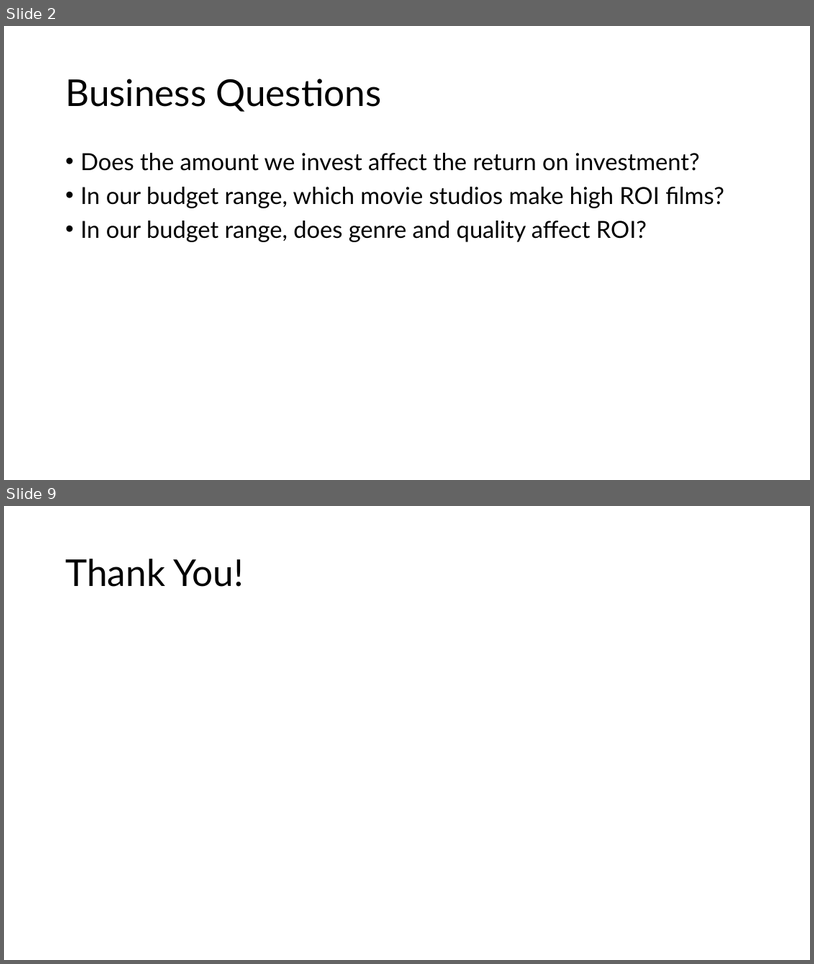
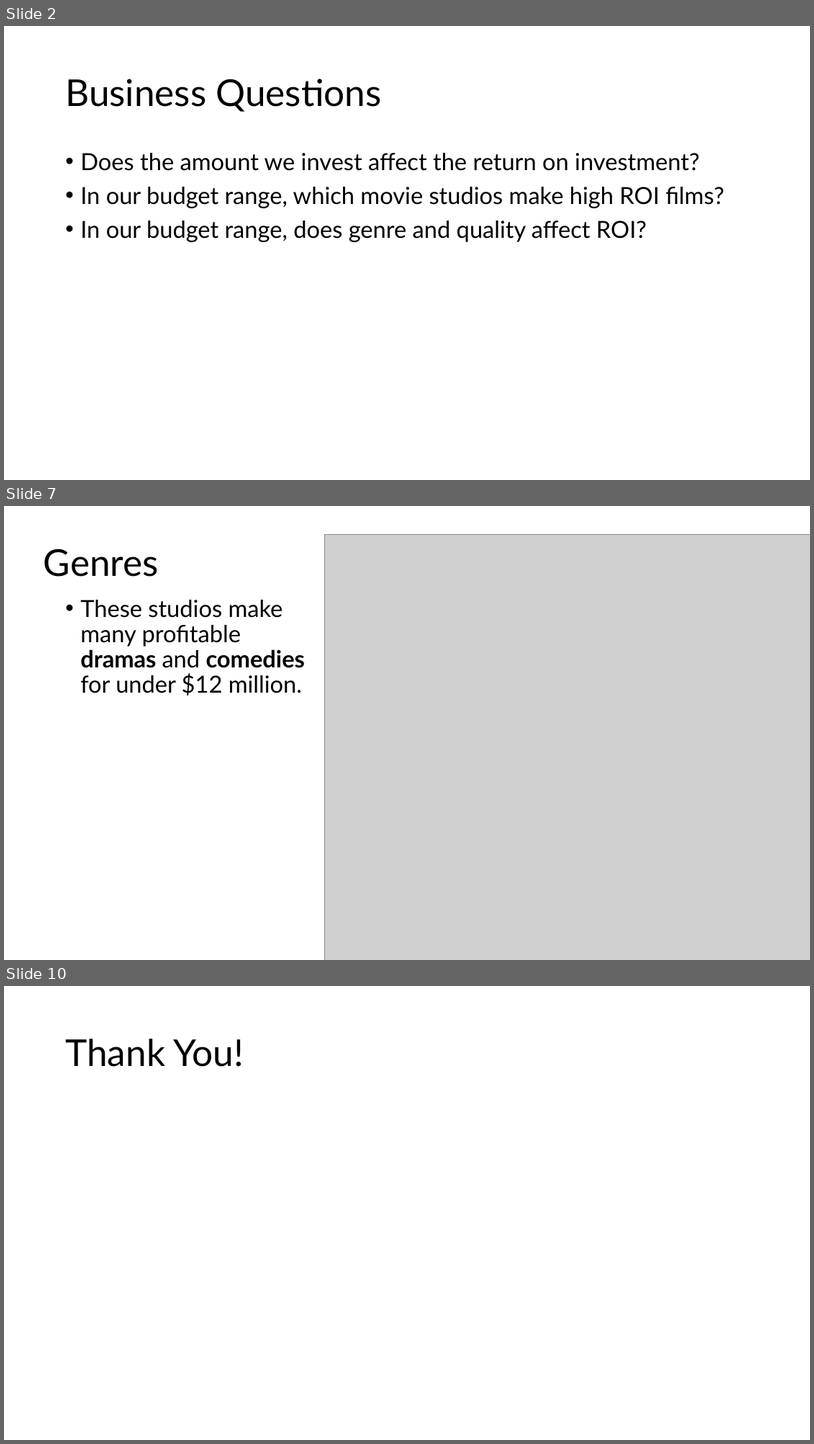
Before and after one commit to jgoett2/Phase-2-MovieProject, a slide deck: Presentation/Presentation.pptx. Shown one above the other, each under a label of ours: slides 2 and 9 before the commit, slides 2, 7 and 10 after it; the slides between them are not shown. The pictures are 814x964 and 814x1444 pixels, drawn with LibreOffice and Linux fonts; fonts in the diff are those of the drawing; grey boxes stand for pictures. Boxes give left, top, right and bottom in pixels: in the first picture for what was removed or moved away, otherwise in the second. Text is boxed around its words. In the diff, an @@ line names an element or a change of style, - is before the commit and + after.

```diff
--- a/Presentation/Presentation.pptx
+++ b/Presentation/Presentation.pptx
@@ slide 7 added at <box>4,506,810,960</box>, background #FFFFFF @@
@@ title added at <box>44,548,159,577</box>, 44 pt, text #000000 @@
+Genres
@@ picture added at <box>324,534,810,960</box> @@
@@ text added at <box>80,600,306,695</box>, 28 pt, text #000000 @@
+• These studios make many profitable dramas and comedies for under $12 million.
@@ what was slide 9 is now slide 10 @@
```
Also in this commit, not shown: 5 slides changed, 2 other slides added, 2 slides removed.
